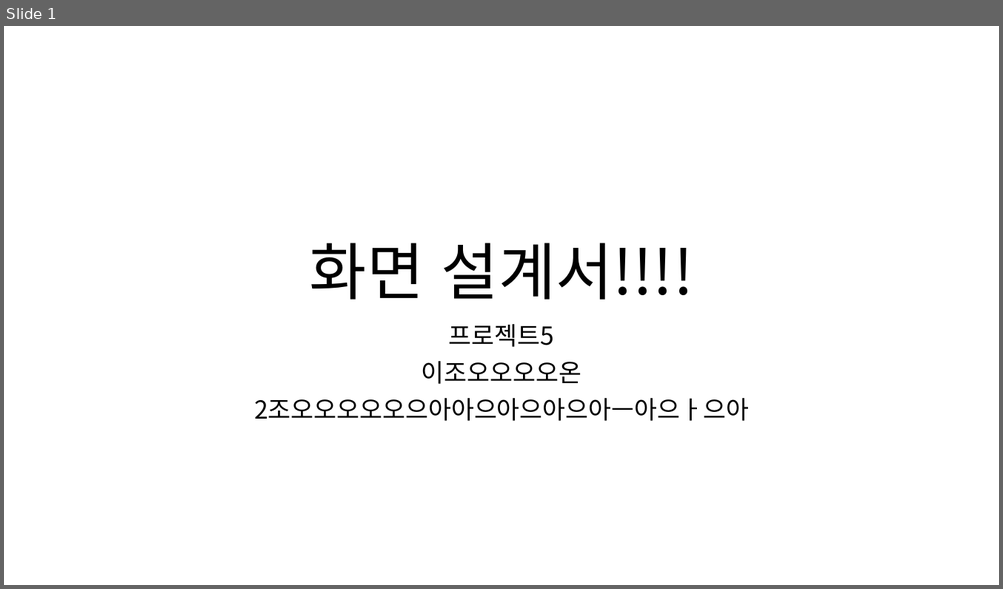
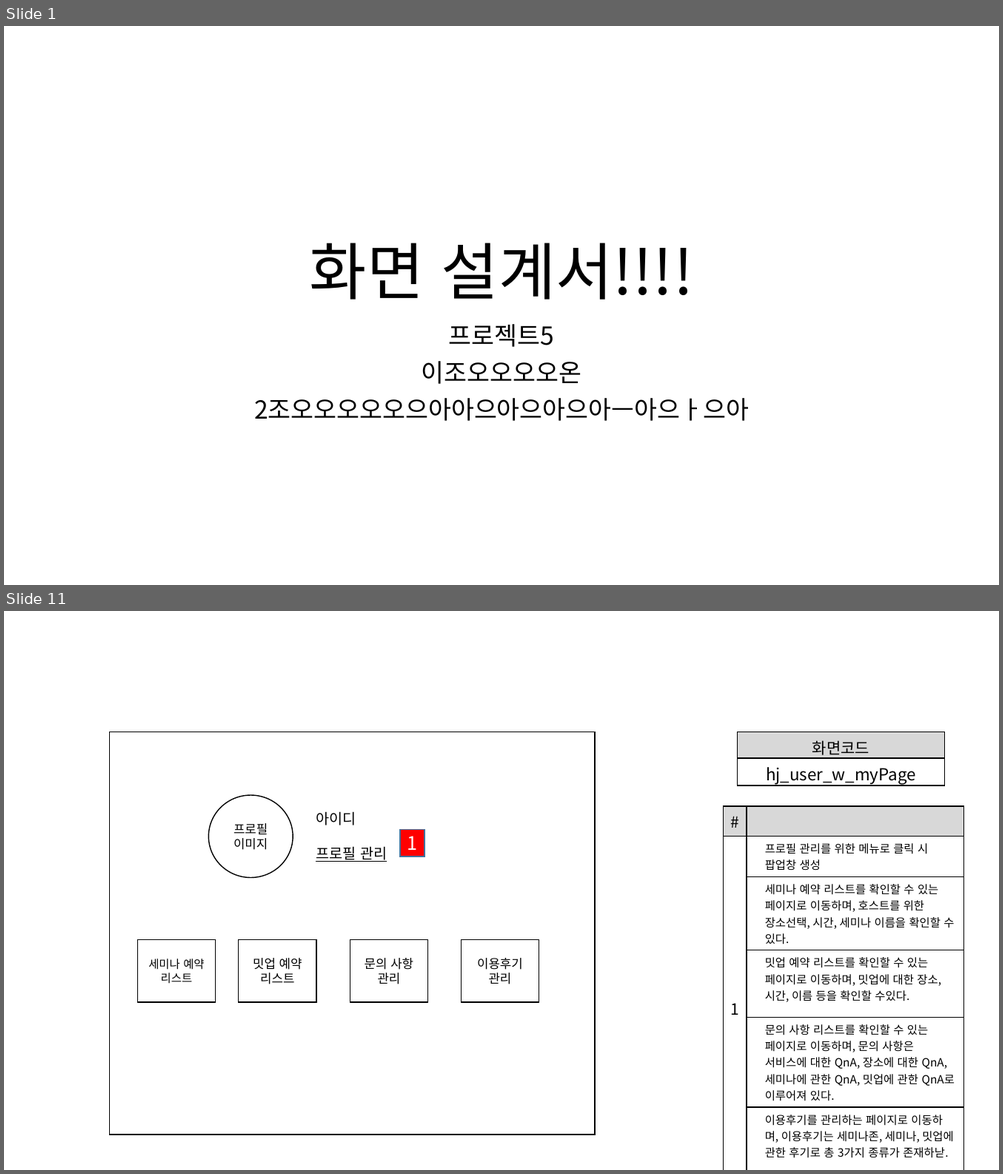
Before and after one commit to ezenteam2/e-Zone, a slide deck: 0 발표용 파워포인트/0417 3차발표/0417 project05 - 파워포인트 - 형준.pptx. Shown one above the other, each under a label of ours: slide 1 before the commit, slides 1 and 11 after it; the slides between them are not shown. The pictures are 1003x589 and 1003x1174 pixels, drawn with LibreOffice and Linux fonts; fonts in the diff are those of the drawing. Boxes give left, top, right and bottom in pixels: in the first picture for what was removed or moved away, otherwise in the second. Text is boxed around its words. In the diff, an @@ line names an element or a change of style, - is before the commit and + after.

```diff
--- a/0 발표용 파워포인트/0417 3차발표/0417 project05 - 파워포인트 - 형준.pptx
+++ b/0 발표용 파워포인트/0417 3차발표/0417 project05 - 파워포인트 - 형준.pptx
@@ slide 11 added at (4, 611, 999, 1170), background #FFFFFF @@
@@ rectangle added at (109, 732, 595, 1135), outline #000000 1 pt @@
@@ table added at (737, 732, 944, 788), 2 rows, 1 columns @@
+화면코드
+hj_user_w_myPage
@@ ellipse added at (208, 795, 293, 878), outline #000000 1 pt, 12 pt, text #000000 @@
+프로필이미지
@@ table added at (723, 806, 964, 1162), 6 rows, 2 columns @@
+# | 
+1 | 프로필 관리를 위한 메뉴로 클릭 시 팝업창 생성
+ | 세미나 예약 리스트를 확인할 수 있는 페이지로 이동하며, 호스트를 위한 장소선택, 시간, 세미나 이름을 확인할 수 있다.
+ | 밋업 예약 리스트를 확인할 수 있는 페이지로 이동하며, 밋업에 대한 장소, 시간, 이름 등을 확인할 수있다.
+ | 문의 사항 리스트를 확인할 수 있는 페이지로 이동하며, 문의 사항은 서비스에 대한 QnA, 장소에 대한 QnA, 세미나에 관한 QnA, 밋업에 관한 QnA로 이루어져 있다.
+ | 이용후기를 관리하는 페이지로 이동하며, 이용후기는 세미나존, 세미나, 밋업에 관한 후기로 총 3가지 종류가 존재하낟.
@@ text added at (316, 812, 387, 862), 14 pt, text #000000, underline @@
+아이디
+프로필 관리
@@ rectangle added at (400, 829, 425, 857), fill #FF0000, outline #43739E 1 pt, 18 pt, text #FFFFFF @@
+1
@@ rectangle added at (137, 940, 216, 1002), outline #000000 1 pt, 11 pt, text #000000 @@
+세미나 예약 리스트
@@ rectangle added at (239, 940, 316, 1002), outline #000000 1 pt, 12 pt, text #000000 @@
+밋업 예약
+리스트
@@ rectangle added at (350, 940, 429, 1002), outline #000000 1 pt, 12 pt, text #000000 @@
+문의 사항
+관리
@@ rectangle added at (461, 940, 539, 1002), outline #000000 1 pt, 12 pt, text #000000 @@
+이용후기 관리
```
Also in this commit, not shown: 13 other slides added, 1 other file.
